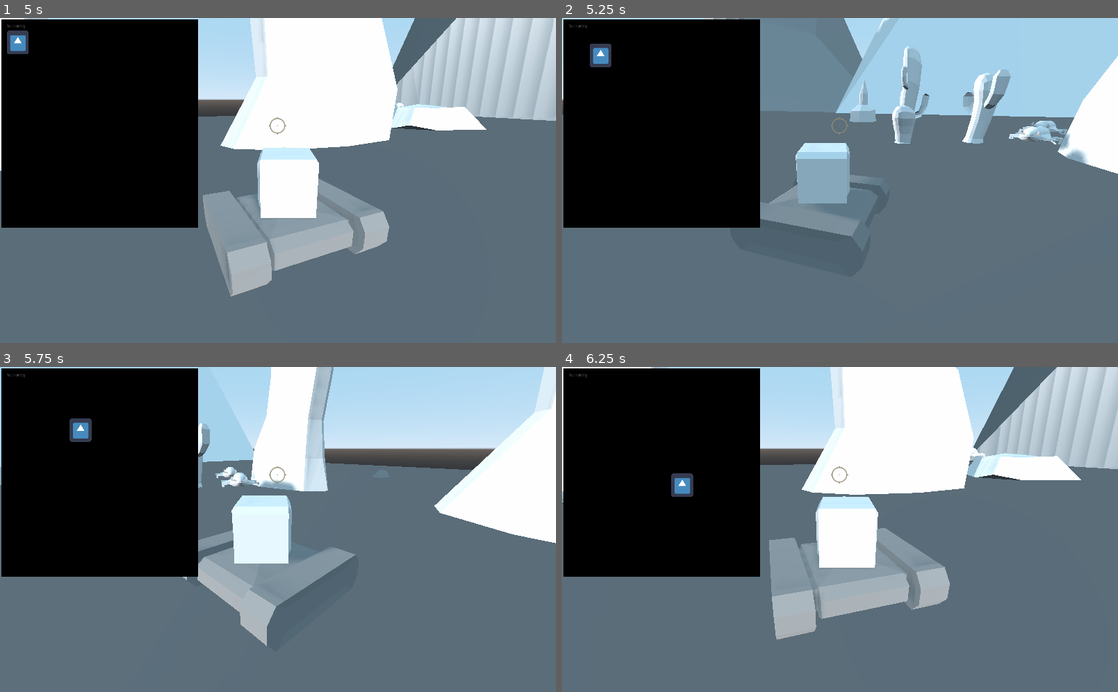
Above: before the commit, frames 1-4 (two rows, left to right).
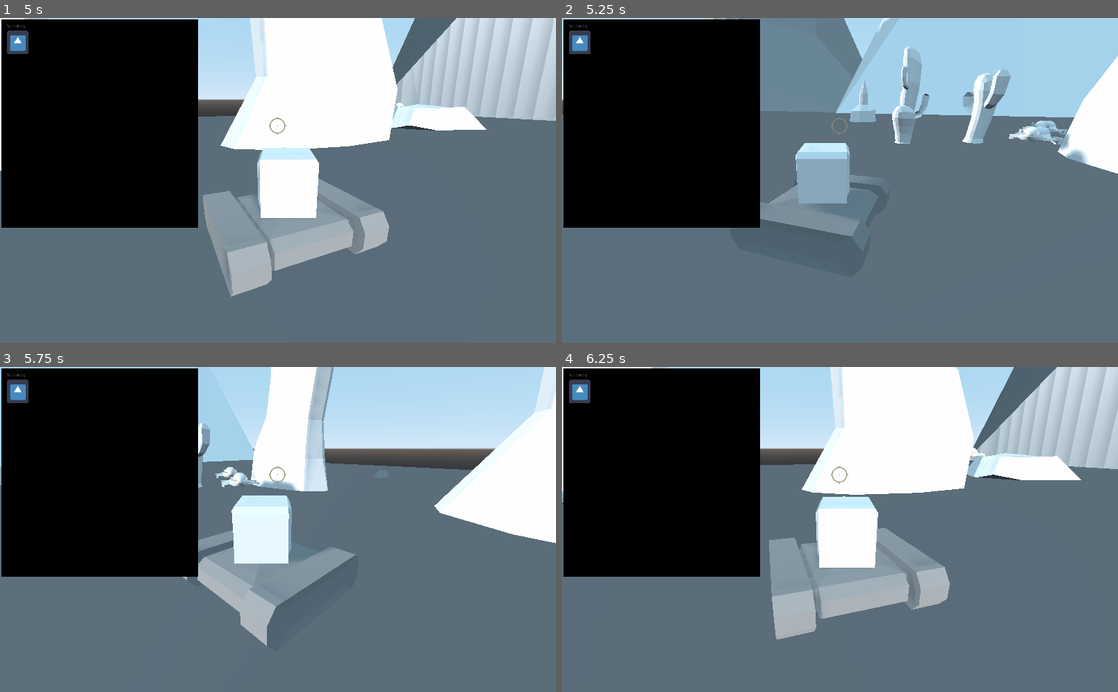
Above: after the commit, the same moments.

Repository: HelmetBugg/BioTank
Game: Godot game, scene res://Title.tscn
The game is run twice, just before and just after one commit, with the same random seed, the same clock (stepped at 60 frames per second) and the same inputs. The engine's default icon, where the game draws it, is replaced by a stand-in: a white triangle on a blue panel in a dark square.
Inputs (mouse positions are in pixels of both pictures, inside the frame that each line leads up to):
- Up to frame 1 (5 s): click "START" at 0.5 s; tap Enter at 1.25 s; move the mouse to (305, 180) at 1.27 s; press the mouse at (305, 180) at 1.28 s; hold W (forward) from 1.28 s (still down); move the mouse to (250, 180) at 2.02 s; release the mouse at (250, 180) at 2.03 s; click (250, 180) at 2.1 s; move the mouse to (289, 174) at 2.77 s; press the mouse at (289, 174) at 2.78 s; move the mouse to (272, 187) at 3.52 s; release the mouse at (272, 187) at 3.53 s; click (272, 187) at 3.6 s; move the mouse to (316, 183) at 4.27 s; press the mouse at (316, 183) at 4.28 s; tap Tab (inventory_toggle) at 4.9 s
- Up to frame 2 (5.25 s): release W (forward) at 5 s; release the mouse at (878, 183) at 5 s; drag from (578, 44) to (756, 99) at 5.02 s
- Up to frame 3 (5.75 s): no input
- Up to frame 4 (6.25 s): move the mouse to (867, 529) at 5.77 s; press the mouse at (867, 529) at 5.78 s; hold S (reverse) from 5.78 s (still down)

Frame 1 is identical in both runs. In frame 2, 0.6% of the frame differs, in the area x 1-9%, y 3-16%; in frame 3, 0.6%; in frame 4, 0.6%, in the area x 1-24%, y 3-40%.

Commit message:
removed test functions

Diff:
--- a/InventoryItem.gd
+++ b/InventoryItem.gd
@@ -21,13 +21,3 @@
 		elif event.button_index == BUTTON_LEFT and !event.pressed:
 			position = original_position
 			dragging = false
-
-
-
-
-func _on_Area2D_input_event(viewport, event, shape_idx):
-	print("area2D") # Replace with function body.
-
-
-func _on_Area2D_area_entered(area):
-	print("area2D") # Replace with function body.
--- a/Player.gd
+++ b/Player.gd
@@ -9,7 +9,7 @@
 var enemyInventoryInRange = false
 
 func _ready():
-	$InventoryContainer.set_mouse_filter(Control.MOUSE_FILTER_IGNORE)
+	#$InventoryContainer.set_mouse_filter(Control.MOUSE_FILTER_IGNORE)
 	Input.set_mouse_mode(Input.MOUSE_MODE_CAPTURED)
 	yield(get_tree(), "idle_frame")
 	get_tree().call_group("enemies", "set_player", self)
